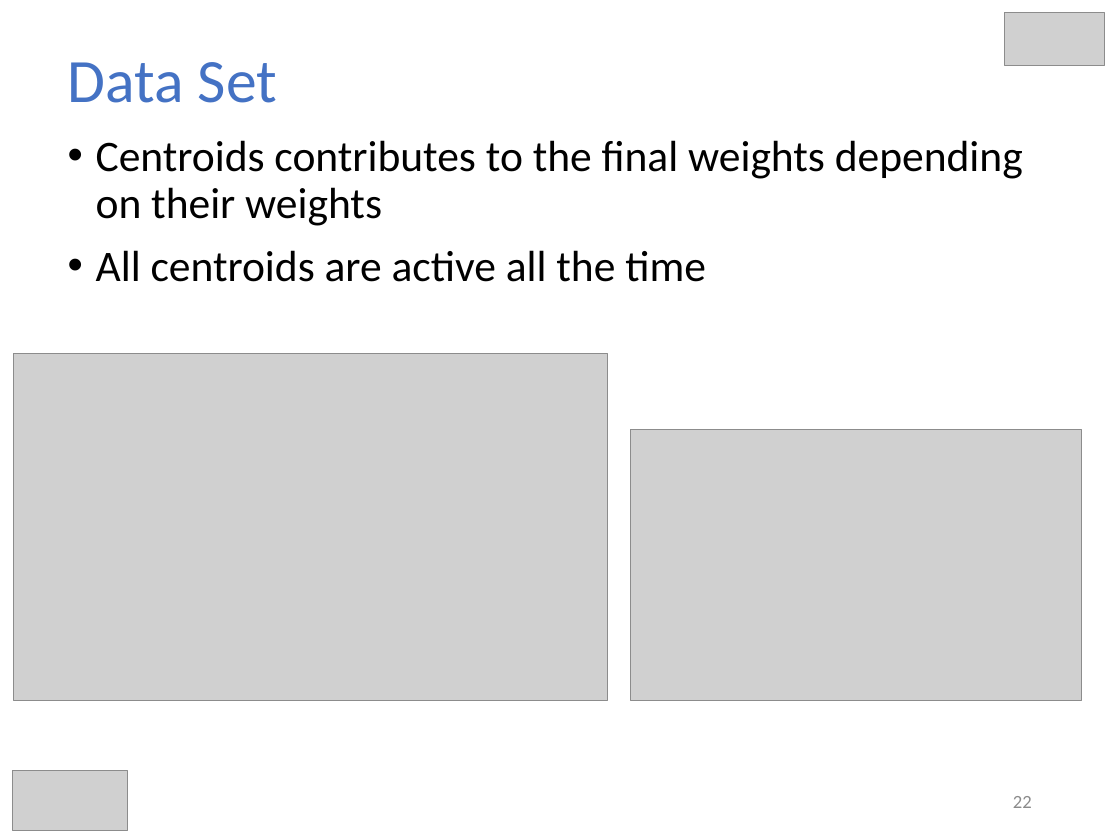
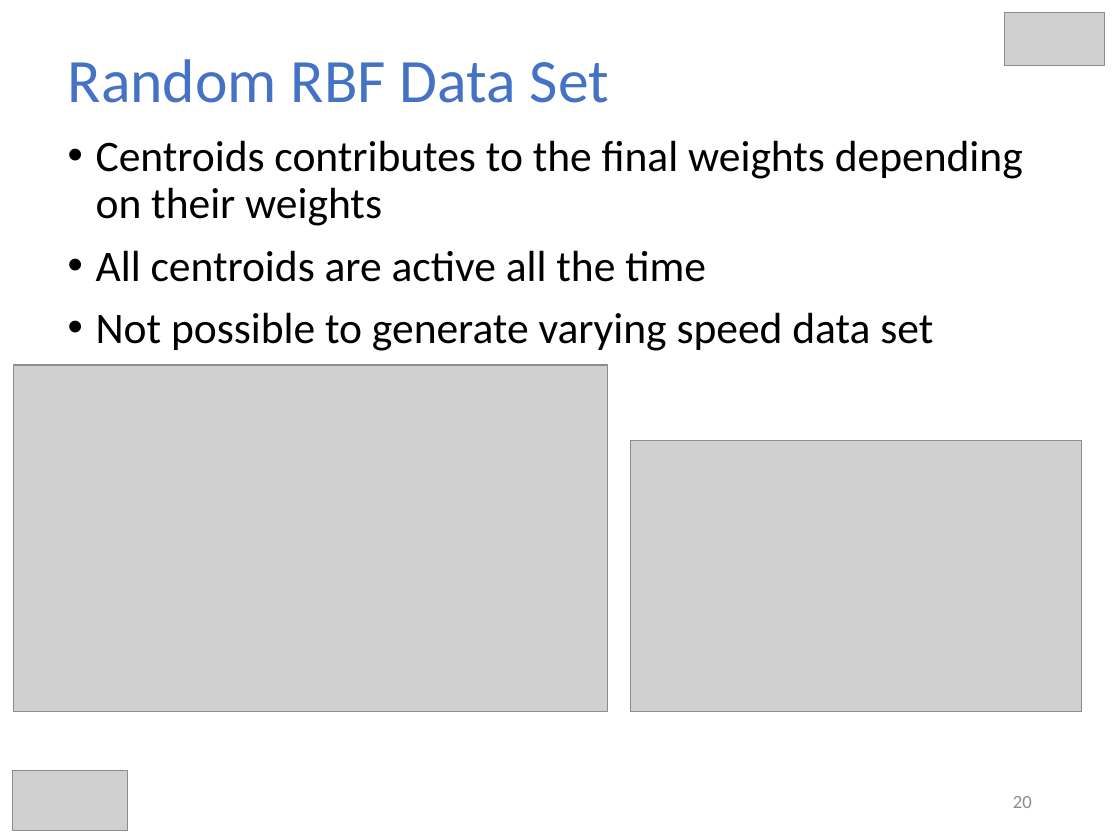
Before and after one commit to hmsgit/minestream, a slide deck: slide 20 of presentation/thesis.pptx (slide 22 before the commit). Drawn at 1120x840 pixels with LibreOffice and Linux fonts; fonts in the diff are those of the drawing; grey boxes stand for pictures. Boxes give left, top, right and bottom in pixels: in the first picture for what was removed or moved away, otherwise in the second. Text is boxed around its words. In the diff, an @@ line names an element or a change of style, - is before the commit and + after.

```diff
--- a/presentation/thesis.pptx
+++ b/presentation/thesis.pptx
@@ title at <box>68,59,609,103</box>: text changed @@
-Data Set
+Random RBF Data Set
@@ text at <box>96,312,933,351</box>: paragraph added @@
+• Not possible to generate varying speed data set
@@ picture: place and size @@
-picture at <box>13,354,607,700</box>
+picture at <box>13,365,607,711</box>
@@ picture: place and size @@
-picture at <box>631,430,1082,701</box>
+picture at <box>631,441,1082,712</box>
@@ page number at <box>1013,796,1032,808</box>: text changed @@
-22
+20
```
Also in this commit, not shown: 3 other slides changed, 9 other files.
